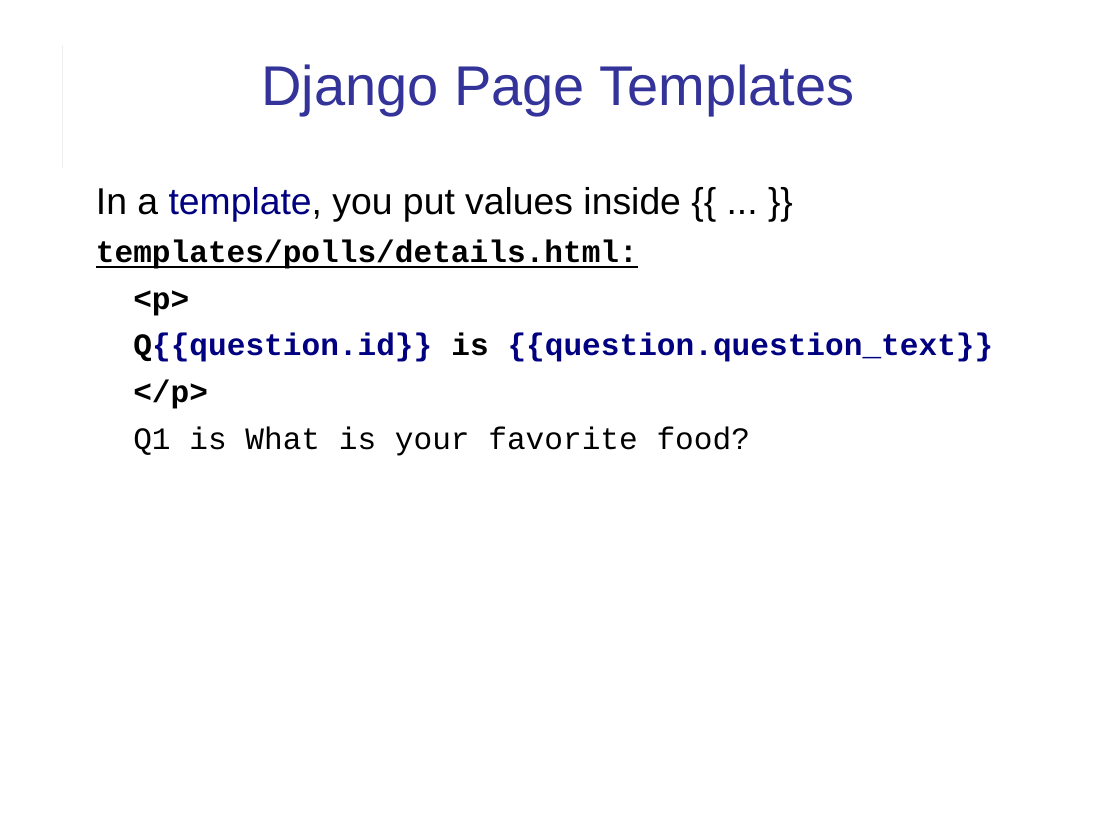
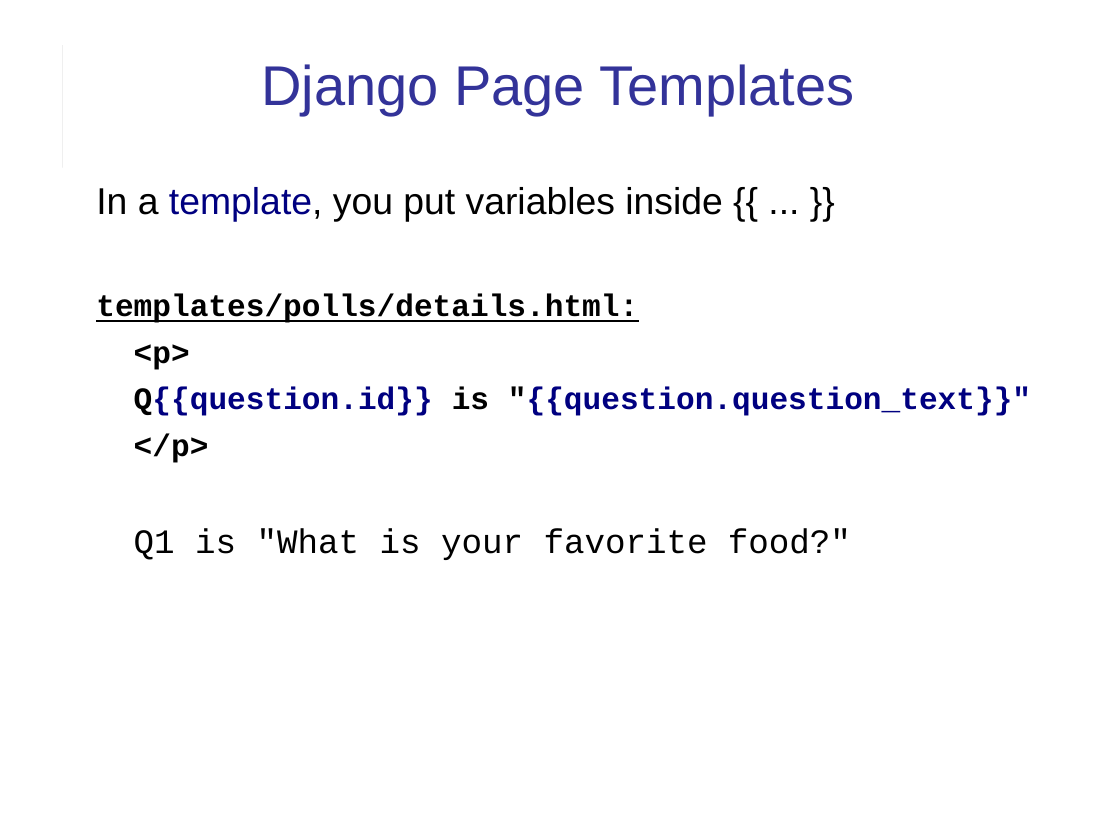
Before and after one commit to cpske/ISP, a slide deck: slide 6 of django/Django-review-1.ppt (slide 5 before the commit). Drawn at 1120x840 pixels with LibreOffice and Linux fonts; fonts in the diff are those of the drawing. Boxes give left, top, right and bottom in pixels: in the first picture for what was removed or moved away, otherwise in the second. Text is boxed around its words. In the diff, an @@ line names an element or a change of style, - is before the commit and + after.

Commit message:
Add slides for django review

```diff
--- a/django/Django-review-1.ppt
+++ b/django/Django-review-1.ppt
@@ text at [96,187,723,222]: text changed @@
-In a template, you put values inside {{ ... }}
+In a template, you put variables inside {{ ... }}
@@ text at [134,387,1031,416]: text changed @@
-Q{{question.id}} is {{question.question_text}}
+Q{{question.id}} is "{{question.question_text}}"
@@ text at [134,528,851,560]: text changed; size 20 to 22 pt @@
-Q1 is What is your favorite food?
+Q1 is "What is your favorite food?"
```
Also in this commit, not shown: 15 other slides changed, 1 slide added, 1 other file.
